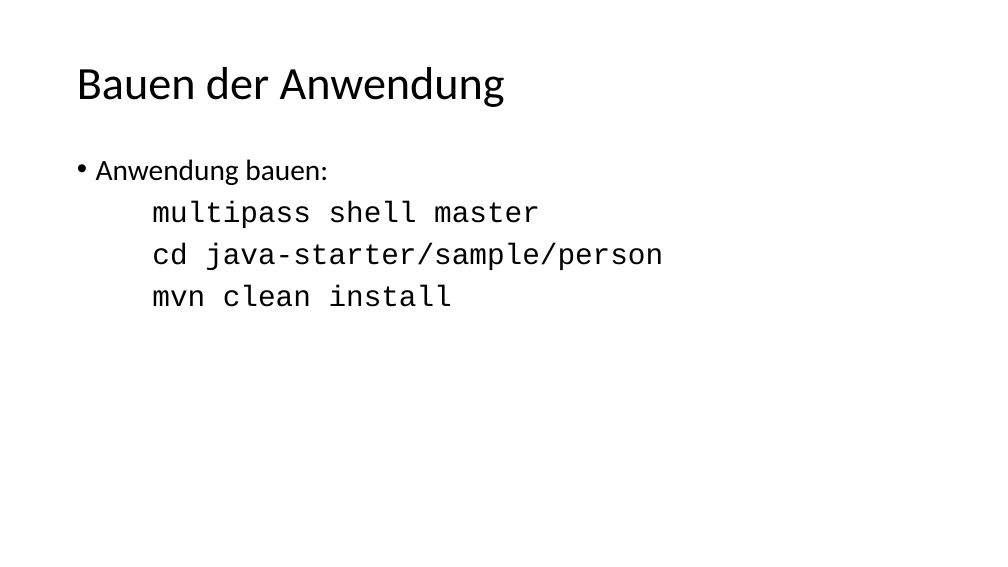
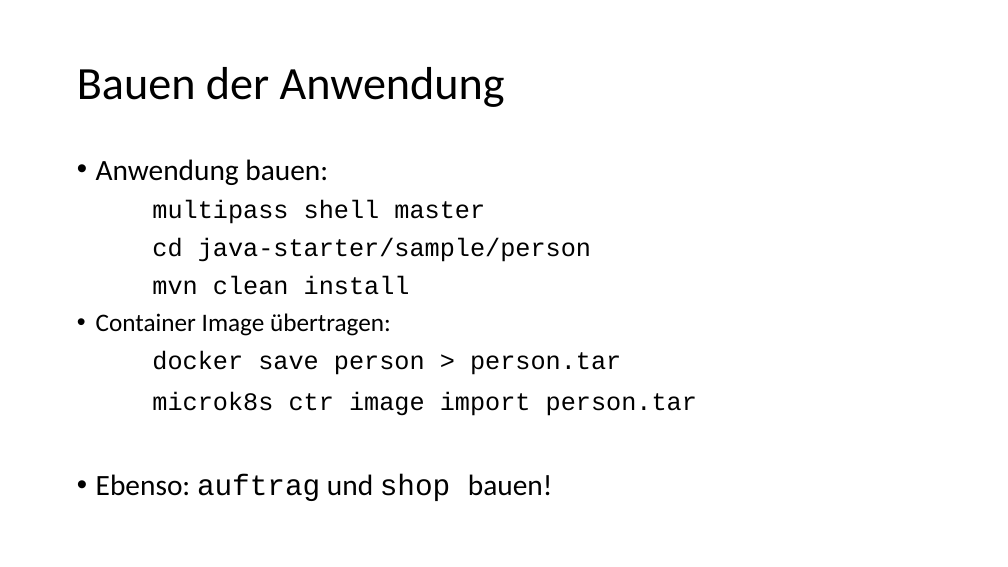
Before and after one commit to igeldo/PR4-SoSe23, a slide deck: slide 6 of sample/kubernetes/Bring your own device - Teil 2.pptx (slide 5 before the commit). Drawn at 1008x567 pixels with LibreOffice and Linux fonts; fonts in the diff are those of the drawing. Boxes give left, top, right and bottom in pixels: in the first picture for what was removed or moved away, otherwise in the second. Text is boxed around its words. In the diff, an @@ line names an element or a change of style, - is before the commit and + after.

```diff
--- a/sample/kubernetes/Bring your own device - Teil 2.pptx
+++ b/sample/kubernetes/Bring your own device - Teil 2.pptx
@@ text at [152,200,591,295]: size 28 to 24 pt in "multipass shell master", "cd java-starter/sample/person", "mvn clean install" @@
@@ text at [96,313,697,501]: paragraphs added @@
+• Container Image übertragen:
+docker save person > person.tar
+microk8s ctr image import person.tar
+• Ebenso: auftrag und shop bauen!
```
Also in this commit, not shown: 4 other slides changed, 1 slide added, 1 slide removed, 2 other files.
